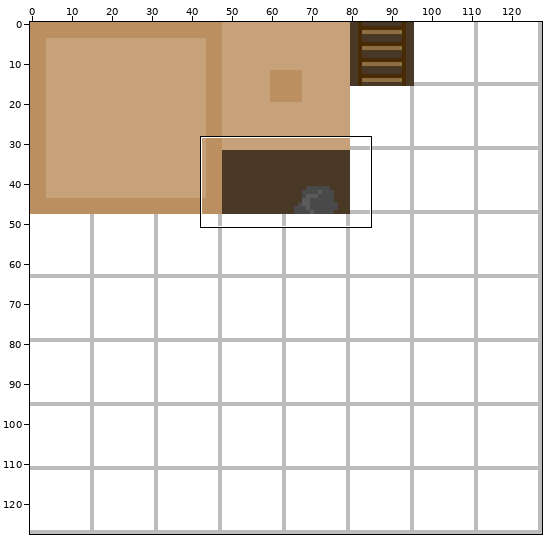
Sprite sheet: assets/cave_terrain.png. Above: a wide view before the commit, with the close-up outlined.
Close-up. Before the edit:
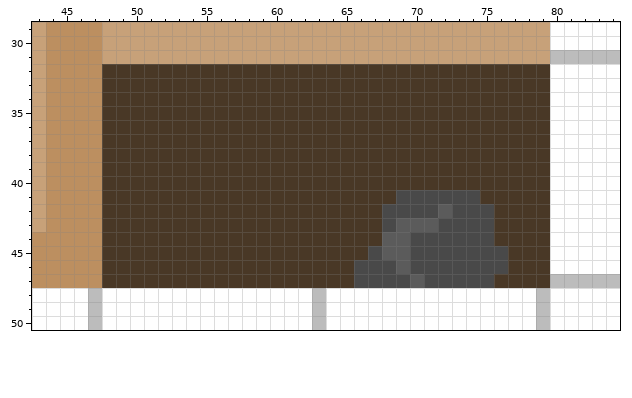
The file is 128x128 pixels. Colours within 5 levels of each other are drawn and written as one. Shown: x 43..84, y 29..50. The commit also changed other parts of the picture, which this record leaves out.
After:
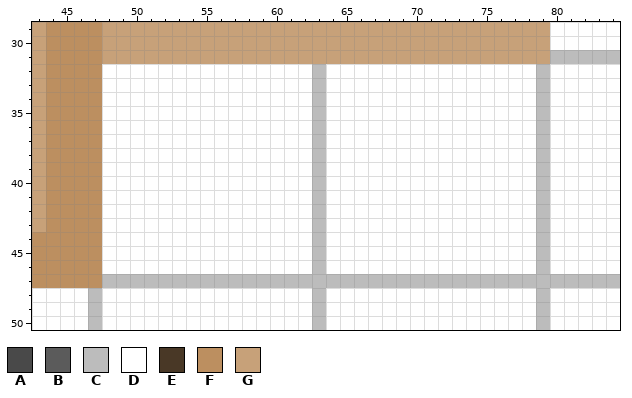
Palette (. is transparent): A #494949  B #5b5b5b  C #bcbcbc  D #ffffff  E #493826  F #bc8f60  G #c7a179
From old to new:
Changed rows in their new state; - is an unchanged pixel.
first column x 48:
32 DDDDDDDDDDDDDDDCDDDDDDDDDDDDDDDC
33 DDDDDDDDDDDDDDDCDDDDDDDDDDDDDDDC
34 DDDDDDDDDDDDDDDCDDDDDDDDDDDDDDDC
35 DDDDDDDDDDDDDDDCDDDDDDDDDDDDDDDC
36 DDDDDDDDDDDDDDDCDDDDDDDDDDDDDDDC
37 DDDDDDDDDDDDDDDCDDDDDDDDDDDDDDDC
38 DDDDDDDDDDDDDDDCDDDDDDDDDDDDDDDC
39 DDDDDDDDDDDDDDDCDDDDDDDDDDDDDDDC
40 DDDDDDDDDDDDDDDCDDDDDDDDDDDDDDDC
41 DDDDDDDDDDDDDDDCDDDDDDDDDDDDDDDC
42 DDDDDDDDDDDDDDDCDDDDDDDDDDDDDDDC
43 DDDDDDDDDDDDDDDCDDDDDDDDDDDDDDDC
44 DDDDDDDDDDDDDDDCDDDDDDDDDDDDDDDC
45 DDDDDDDDDDDDDDDCDDDDDDDDDDDDDDDC
46 DDDDDDDDDDDDDDDCDDDDDDDDDDDDDDDC
47 CCCCCCCCCCCCCCCCCCCCCCCCCCCCCCCC
Boxes around the changes in both close-ups, in picture pixels (x1, y1, x2, y2):
changed: (102, 64, 550, 288)
